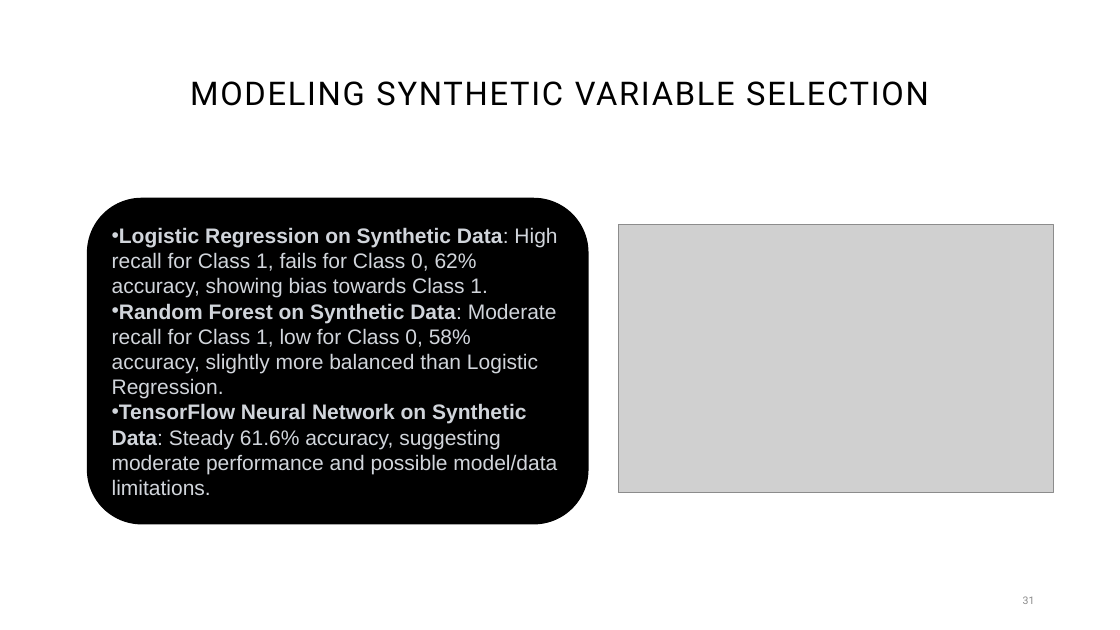
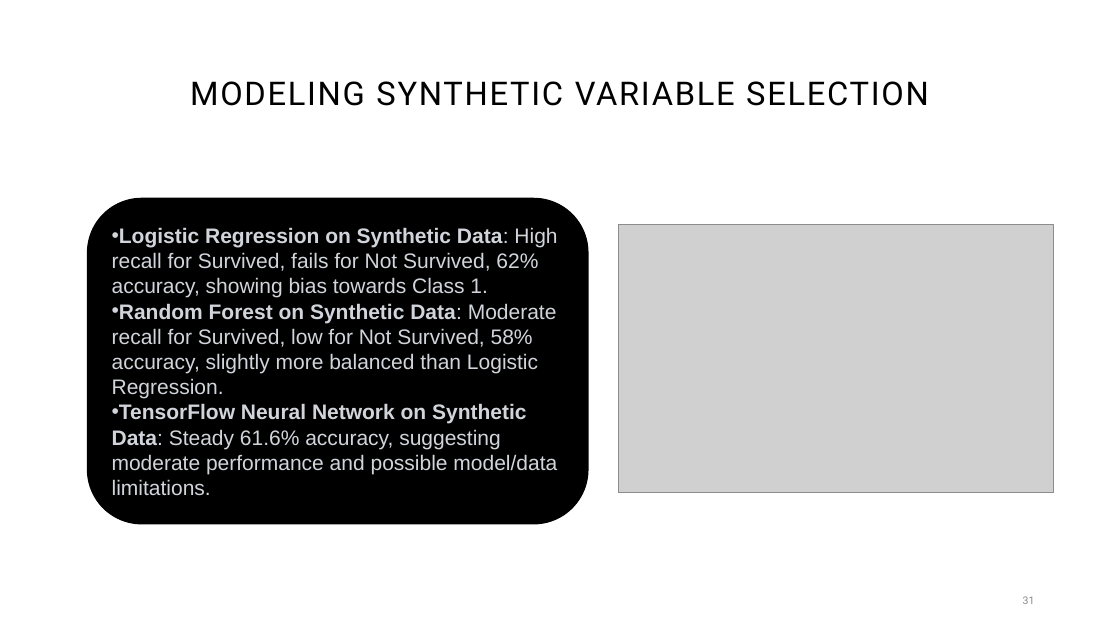
Before and after one commit to larsonsp/MonteCarlo_Titanic, a slide deck: slide 31 of Monte Carlo the Project That Sank.pptm. Drawn at 1120x630 pixels with LibreOffice and Linux fonts; fonts in the diff are those of the drawing; grey boxes stand for pictures. Boxes give left, top, right and bottom in pixels: in the first picture for what was removed or moved away, otherwise in the second. Text is boxed around its words. In the diff, an @@ line names an element or a change of style, - is before the commit and + after.

```diff
--- a/Monte Carlo the Project That Sank.pptm
+++ b/Monte Carlo the Project That Sank.pptm
@@ text in rounded rectangle at [112, 227, 557, 399]: text changed @@
-• Logistic Regression on Synthetic Data: High recall for Class 1, fails for Class 0, 62% accuracy, showing bias towards Class 1.
-• Random Forest on Synthetic Data: Moderate recall for Class 1, low for Class 0, 58% accuracy, slightly more balanced than Logistic Regression.
+• Logistic Regression on Synthetic Data: High recall for Survived, fails for Not Survived, 62% accuracy, showing bias towards Class 1.
+• Random Forest on Synthetic Data: Moderate recall for Survived, low for Not Survived, 58% accuracy, slightly more balanced than Logistic Regression.
```
Also in this commit, not shown: 6 other slides changed.
